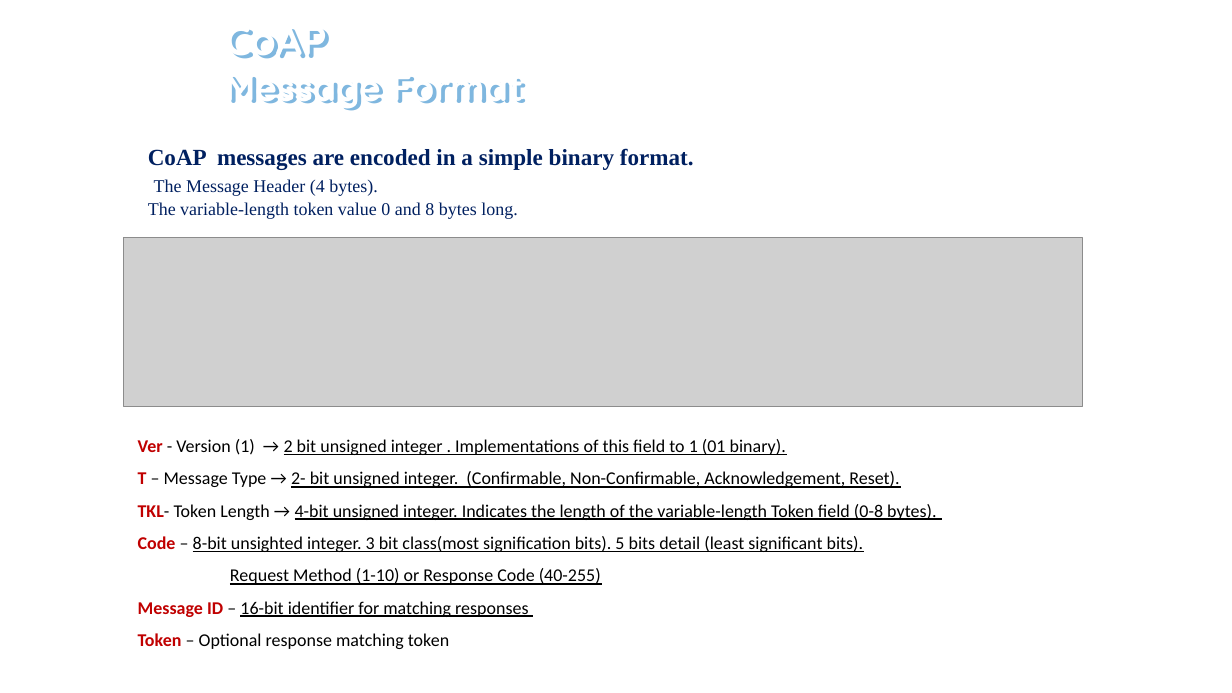
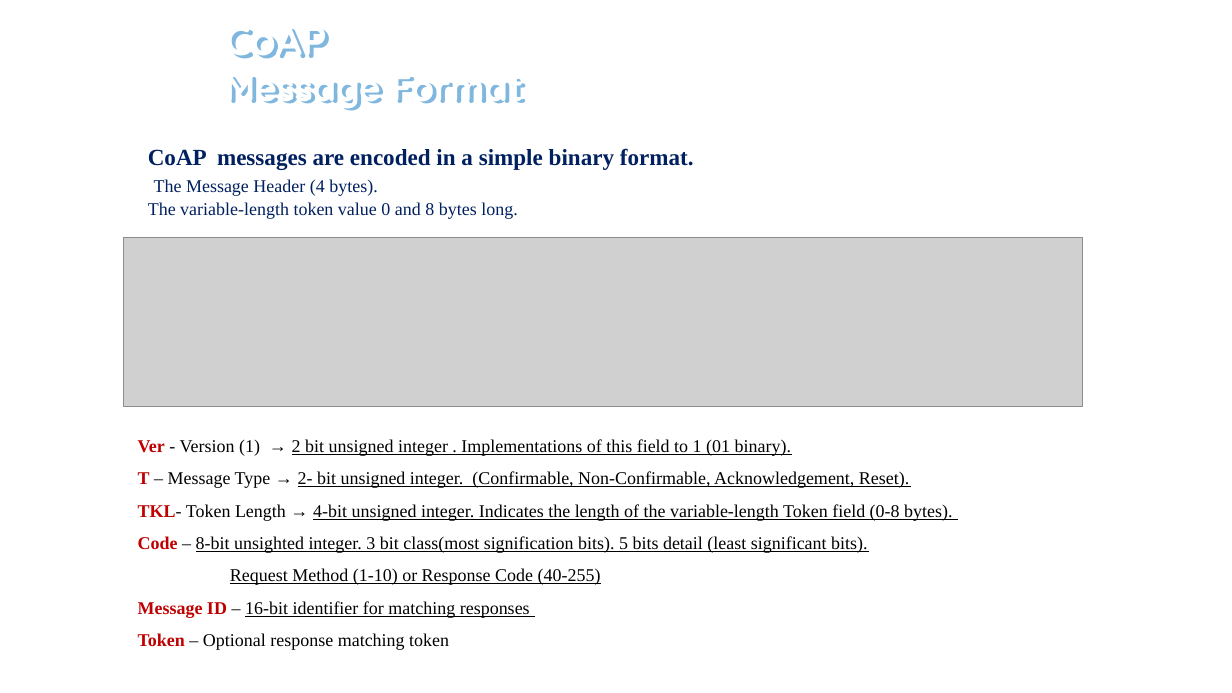
Before and after one commit to hoangnh0194/TrainingTMA, a slide deck: slide 13 of CoAPreport.pptx. Drawn at 1232x693 pixels with LibreOffice and Linux fonts; fonts in the diff are those of the drawing; grey boxes stand for pictures; background and template pictures are left out. Boxes give left, top, right and bottom in pixels: in the first picture for what was removed or moved away, otherwise in the second. Text is boxed around its words. In the diff, an @@ line names an element or a change of style, - is before the commit and + after.

```diff
--- a/CoAPreport.pptx
+++ b/CoAPreport.pptx
@@ text "Ver - Version (1) → ..." at (138, 439, 952, 650): font Calibri to Times New Roman @@
```
Also in this commit, not shown: 10 other slides changed, 10 slides added, 1 other file.
